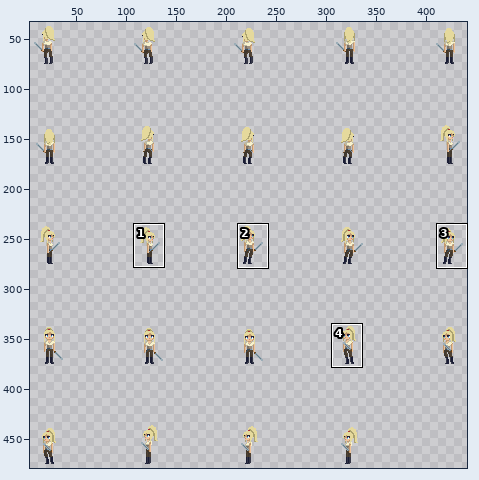
File history of a sprite sheet, Assets/Sprites/Rue/Done anims/Sword/Rue_Idle_Sword_sprite-Sheet.png. Above, an overview of the earlier version with the close-up marked.
Close-up. First the earlier version:
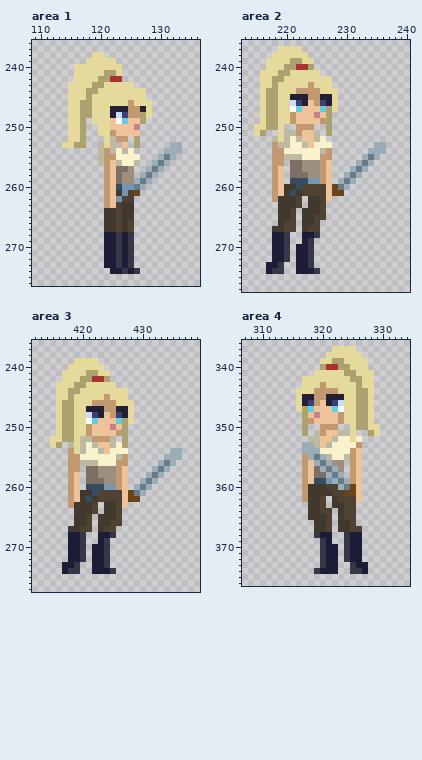
The file is 500x500 pixels. Shown: area 1: x 109..136, y 236..276; area 2: x 213..240, y 236..277; area 3: x 412..439, y 236..277; area 4: x 307..334, y 336..376. The wide view leaves out empty margins. The commit also changed other parts of the picture, which this record leaves out.
Once edited:
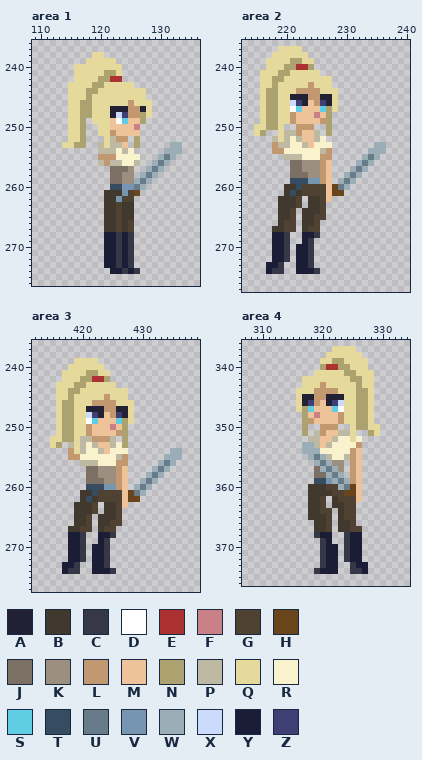
Palette (. is transparent): A #222034  B #41382e  C #363848  D #ffffff  E #ac3232  F #ca8087  G #4f4233  H #6a451c  J #7b7063  K #9d8f7f  L #c19870  M #eec39a  N #aba26f  P #bdb9a3  Q #e5d99c  R #f8f2cd  S #5fcde4  T #364d61  U #677c88  V #7695b1  W #9badb7  X #cbdbfc  Y #1a1d35  Z #3f3f74
The exact change:
Area 1:
Colour L becomes colour B in rows 261 to 263 at x 121.
Colour M becomes colour B in rows 261 to 263 at x 122.
Colour M becomes colour J in rows 257 to 259 at x 122.
Colour P becomes colour L in row 255 at x 120.
Colour L becomes colour P in row 254 at x 121.
Colour M becomes colour P in row 256 at x 122.
Colour M becomes colour T in row 260 at x 122.
The edit erases colour L in rows 257 to 260 at x 121.
Area 2:
The edit erases colour L in rows 255 to 256 at x 218 to 219; in rows 257 to 262 at x 218.
The edit erases colour M in rows 257 to 261 at x 219.
Area 3:
The edit erases colour L in rows 256 to 257 at x 418 to 419; in rows 258 to 263 at x 418.
The edit erases colour M in rows 258 to 262 at x 419.
Area 4:
The edit erases colour L in rows 355 to 362 at x 317.
The edit erases colour M in rows 356 to 359 at x 318.
